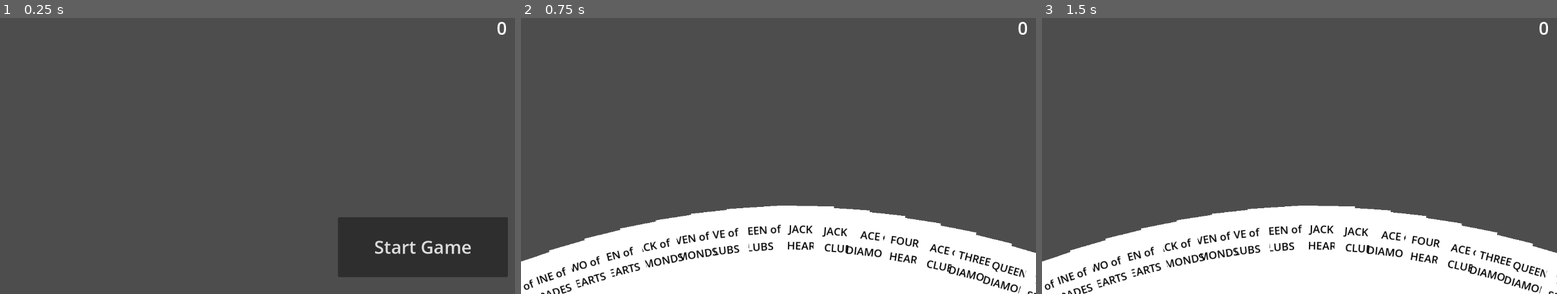
Above: before the commit, frames 1-3 (left to right).
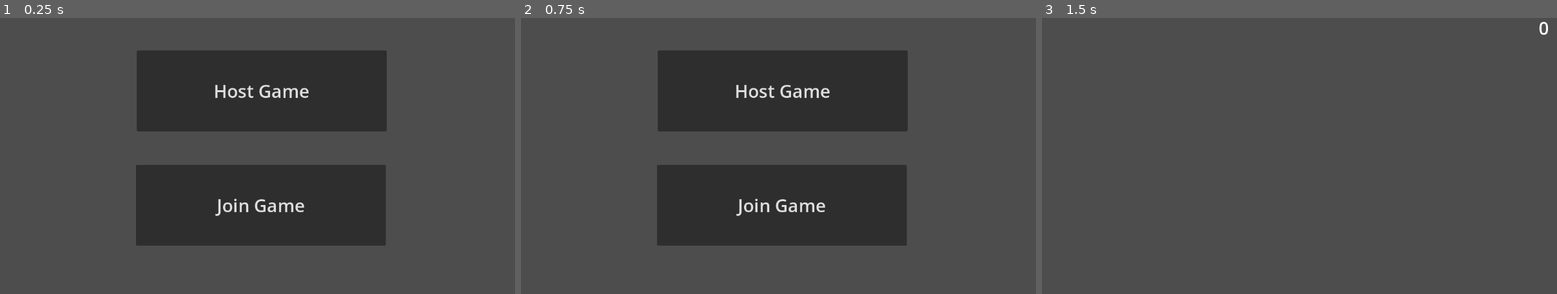
Above: after the commit, the same moments.

Repository: s-hession/card-games
Game: Godot game, scene res://Scenes/main_menu.tscn
Same seed, same stepped clock (60 frames per second), same inputs: the game is played once before the commit and once after it. Before the commit the project starts from res://Scenes/game.tscn.
Inputs (mouse positions are in pixels of both pictures, inside the frame that each line leads up to):
- Up to frame 1 (0.25 s): no input
- Up to frame 2 (0.75 s): click (943, 247) at 0.5 s, where only the run before the commit has a clickable "Start Game"
- Up to frame 3 (1.5 s): click (1304, 89) at 1.25 s, where only the run after the commit has a clickable "Host Game"

The runs differ from the first frame. In frame 1, 33% of the frame differs, in the area x 26-99%, y 1-94%; in frame 2, 47%, in the area x 0-100%, y 1-100%; in frame 3, 25%.

Commit message:
EOD 2508205

Diff:
--- a/Scenes/game.tscn
+++ b/Scenes/game.tscn
@@ -19,6 +19,7 @@
 horizontal_alignment = 2
 
 [node name="Start Game Button" parent="." instance=ExtResource("3_wrm1d")]
+visible = false
 offset_left = 756.0
 offset_top = 476.0
 offset_right = 1136.0
--- a/Scenes/player.tscn
+++ b/Scenes/player.tscn
@@ -4,3 +4,5 @@
 
 [node name="Player" type="Node2D"]
 script = ExtResource("1_v0iea")
+
+[node name="Opponent Cards" type="Node2D" parent="."]
--- a/Scripts/card.gd
+++ b/Scripts/card.gd
@@ -16,7 +16,9 @@
 
 var hover_growth_scale:float = 1.5
 var selected_growth_scale:float = 1.2
-var played_location := Vector2(450,100)
+var played_location := Vector2(550,200)
+var opponent_played_offset:= Vector2(-200, -50)
+var opponent_played_rotation:int = 120
 
 func _ready() -> void:
 	SignalBus.CardSelected.connect(card_selected)
@@ -30,11 +32,12 @@
 		clicked()
 
 func clicked():
-	if b_mouse_over and Input.is_action_just_pressed("select") and !other_card_selected:
+	if b_mouse_over and Input.is_action_just_pressed("select") and !other_card_selected: #TODO enums/ controller
 		selected = !selected
 		SignalBus.CardSelected.emit(selected)
+		#TODO implement turns
 		if selected:
-			SignalBus.InfoCardSelected.emit(self)
+			SignalBus.InfoCardSelected.emit(self) #TODO ??
 			scale *= selected_growth_scale
 		else:
 			SignalBus.InfoCardSelected.emit(null)
@@ -56,8 +59,15 @@
 	b_played = true
 	position = played_location
 	scale /= (hover_growth_scale * selected_growth_scale)
-	get_parent().remove_from_hand(_index)
+	get_parent().remove_from_hand(_index) #TODO signal?
 	SignalBus.CardSelected.emit(false)
+
+func played_by_opponent():
+	var pos := played_location + opponent_played_offset #change for y addition but x subtration
+	global_position = pos
+	rotation_degrees = opponent_played_rotation
+	selected = true
+	b_played = true
 
 func _on_control_mouse_entered() -> void:
 	b_mouse_over = true
--- a/Scripts/game.gd
+++ b/Scripts/game.gd
@@ -35,7 +35,8 @@
 
 var players_loaded = 0
 
-var TESTING:bool = true #TODO
+#change scene also
+var TESTING:bool = false #TODO command line arg
 
 func _ready():
 	if TESTING:
@@ -47,7 +48,7 @@
 	multiplayer.connection_failed.connect(_on_connected_fail)
 	multiplayer.server_disconnected.connect(_on_server_disconnected)
 	multiplayer.allow_object_decoding = true
-	player_info["name"] = randi() % 20 #TODO
+	player_info["name"] = randi() % 20 #TODO more detailed player info
 
 	SignalBus.InfoCardSelected.connect(set_selected_card)
 	SignalBus.CardPlayed.connect(attempt_card_played)
@@ -56,7 +57,7 @@
 	label.text = str(players.size())
 
 #region Multiplayer
-
+#TODO create lobby scene
 func join_game(address = ""):
 	if address.is_empty():
 		address = DEFAULT_SERVER_IP
@@ -139,17 +140,15 @@
 @rpc("any_peer","unreliable", "call_local")
 func start():
 	if multiplayer.is_server():
-		start_players()
+		if players.size() != players_required:
+			return
+		remove_start_button.rpc()
+		create_players.rpc()
 
 func finish_setup():
 	create_deck()
 	deal()
 	show_hands.rpc()
-
-func start_players():
-	if multiplayer.is_server():
-		remove_start_button.rpc()
-		create_players.rpc()
 
 @rpc("authority","unreliable", "call_local")
 func remove_start_button():
@@ -181,6 +180,7 @@
 	var player_ids = players.keys()
 	for card in _deck.current_deck:
 		add_card_to_hand.rpc_id(player_ids[i], card._suit, card._rank) #TODO obj
+		print(player_ids[i])
 		i+= 1
 		if i >= players_required:
 			i =0
@@ -200,9 +200,15 @@
 	if _selected_card == null:
 		return
 	_selected_card.played() #TODO new func rpc call, clients
+	spawn_card_on_remote.rpc(_selected_card._suit, _selected_card._rank)
 	_selected_card = null
 
+#breaks starfish pattern
+@rpc("any_peer","unreliable","call_remote")
+func spawn_card_on_remote(suit, rank):
+	_local_player.show_opponent_card(suit, rank)
+
 #endregion
 
 func _on_start_game_button_pressed() -> void:
-	start.rpc()
+	start.rpc_id(1)
--- a/Scripts/player.gd
+++ b/Scripts/player.gd
@@ -6,10 +6,14 @@
 
 @rpc("authority","unreliable", "call_local")
 func add_to_hand(suit, rank):
+	var card = init_card(suit, rank)
+	add_child(card)
+	hand.append(card)
+
+func init_card(suit, rank) -> Node2D:
 	var card = CARD.instantiate()
 	card.init_card(suit, rank)
-	add_child(card)
-	hand.append(card)
+	return card
 
 func print_hand():
 	var peer_id = multiplayer.get_unique_id()
@@ -20,7 +24,7 @@
 	print(txt)
 
 @rpc("authority","unreliable", "call_local")
-func show_hand(): #TODO give cards ID, remove from hand by id, signal
+func show_hand():
 	#region Display Hand vars
 	var card_idx:int =0 #TODO set here?
 	var middle_card_pos:Vector2 = Vector2(600,450)
@@ -34,9 +38,13 @@
 		increment_dist = 0.5
 		increment_rot = 0.5
 	#endregion
+	print(str(multiplayer.get_unique_id()) + ": " + str(hand.size()))
 	for card in hand:
+		#card x position starts at a centre and cards are fanned out around this card
+		#card y position is highest at centre and is lowered as it reaches edges
 		middle_card_pos = Vector2(middle_card_pos.x + oscilate*increment_dist*x_dist, middle_card_pos.y + increment_rot*y_dist)
 		card.global_position = middle_card_pos
+		#card is rotated incrementally as cards reach the edge of hand
 		card.rotation_degrees = oscilate*increment_rot*rot
 		card.init_transform(card_idx) #TODO rename
 		if oscilate == 1:
@@ -51,3 +59,8 @@
 			hand.erase(card)
 			break
 	show_hand()
+
+func show_opponent_card(suit, rank):
+	var card = init_card(suit, rank)
+	get_child(0).add_child(card)
+	card.played_by_opponent()
--- a/project.godot
+++ b/project.godot
@@ -11,7 +11,7 @@
 [application]
 
 config/name="Card Games"
-run/main_scene="uid://bbrqykm4kubd6"
+run/main_scene="uid://bidi27gwcqtfi"
 config/features=PackedStringArray("4.4", "Forward Plus")
 config/icon="res://icon.svg"
 
